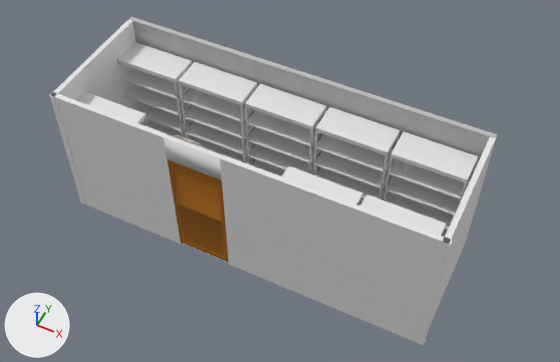
One commit to the Blender file TheLastCase/wip/level/x.blend: the scene before it, then after it.
The view is the same before and after, from a camera (50 mm lens) standing at (24.7, -0.6, 61.9) and looking at (2.7, 43.5, 6.7). Every picture has the same lights, and +X, +Y and +Z are marked at lower left.

The first picture shows 'Cube', 'Cube__2_', 'Cube__4_', 'Cube__6_', 'LockedDoor', 'Side Rail.001', 'Side Rail.002', 'Side Rail.003'.
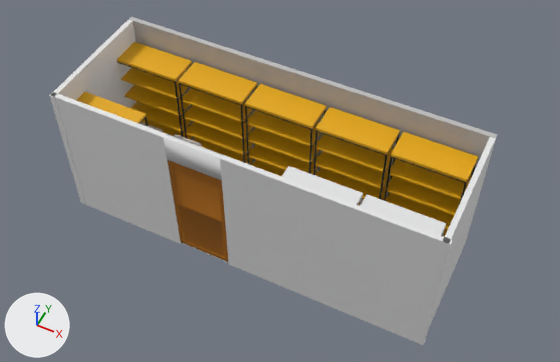
Boxes [x1, y1, x2, y2] around the edits, measured in the pictures (560 x 362 px):
part 1 of me_cube_001, recoloured
    both: [117, 42, 476, 237]
part 2 of me_cube_001, recoloured
    both: [174, 60, 478, 200]
part 3 of me_cube_001, recoloured
    both: [174, 64, 478, 204]
part 4 of me_cube_001, recoloured
    both: [179, 83, 392, 201]
part 5 of me_cube_001, recoloured
    both: [118, 62, 465, 183]
part 6 of me_cube_003, recoloured
    both: [77, 92, 144, 122]

Edits to the bpy script that builds the scene:
```text
Add mat_shelf:
    mat_shelf = principled_material('Shelf')
    mat_shelf.base_color = (0.8, 0.401, 0.0)  # yellow #e7aa00
Add mat_rail:
    mat_rail = principled_material('Rail')
    mat_rail.base_color = (0.0, 0.0, 0.0)  # black #000000
Change me_cube_001:
    where me_cube_001.from_pydata(...)  # 1642 vertices, 1699 faces; spans x -3.75..10.03, y -0.01..12.45, z -1.56..1.56
    used by ob_side_rail_001; location = (-13.22, 47.79, -0.01); rotation_euler = (1.571, 0.0, 0.0), in degrees (90, 0, 0)
    me_cube_001 part 1: 354 of the faces centred in x -3.75..-0.27, y 0.71..12.45, z -1.56..1.56 switch from no material to mat_shelf (yellow #e7aa00)
    me_cube_001 part 2: 268 of the faces centred in x 3.06..3.23, y 0.71..12.45, z -1.56..1.56 switch from no material to mat_shelf (yellow #e7aa00)
    me_cube_001 part 3: 557 of the faces centred in x 3.05..3.23, y -0.01..12.14, z -1.56..1.56 switch from no material to mat_rail (black #000000)
    me_cube_001 part 4: 488 of the faces centred in x -3.75..-3.59, y -0.01..12.14, z -1.56..1.56 switch from no material to mat_rail (black #000000)
    me_cube_001 part 5: 16 of the faces centred in x -0.27, y 12.0..12.14, z -1.56..1.56 switch from no material to mat_rail (black #000000)
Change me_cube_003:
    where me_cube_003.from_pydata(...)  # 1642 vertices, 1699 faces; spans x -3.75..10.03, y -0.01..12.45, z -1.56..1.56
    used by ob_side_rail_003; location = (-13.64, 39.34, -0.01); rotation_euler = (1.571, 0.0, -3.142), in degrees (90, 0, -180)
    me_cube_003 part 6: 64 of the faces centred in x -0.27, y 5.24..12.45, z -1.56..1.56 switch from mat_material (white #e7e7e7) to mat_shelf (yellow #e7aa00)
    add me_cube_003.materials.append(mat_rail)  # black #000000
```
